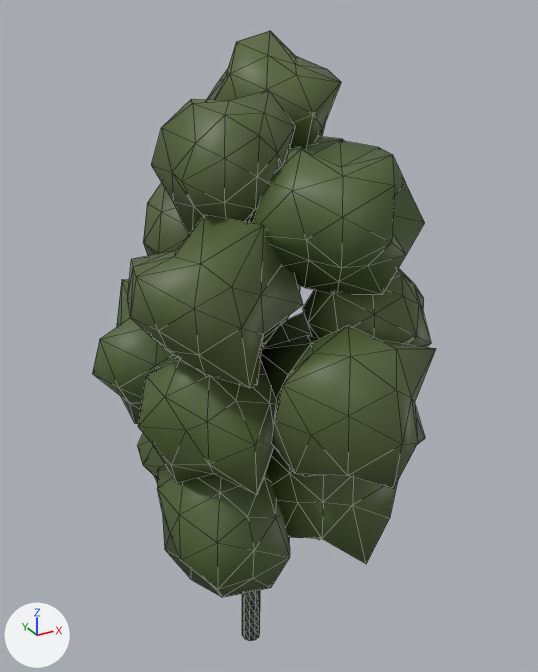
Two versions of the glTF model Data/Buttertubs/Trees/SM_TreeFar_birch_1.glb, one commit apart.
Rendered twice from a 50 mm camera at (-5.94, -11.66, 12.06) aimed at (0.49, 0.02, 6.23). Lighting does not change. The marker at lower left points along +X, +Y and +Z. The older version comes first. Mesh edges are drawn as thin lines. Vertices at exactly the same position are counted once.

In view in the first picture: 'SM_TreeFar_birch_1'.
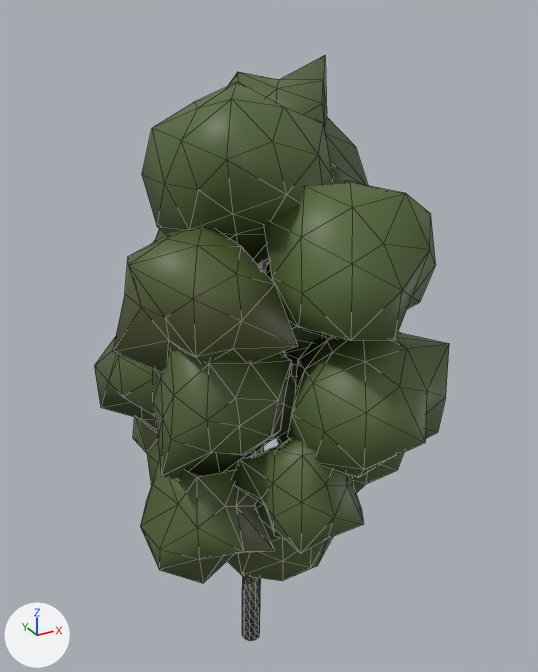
Where the change shows, as pixel boxes (x1, y1, x2, y2) in the pictures (538 x 672 px; the box of a moved part takes in the faces that stretch with it):
'SM_TreeFar_birch_1', reshaped: before (92, 31, 436, 641); after (94, 55, 449, 641)
part 1 of me_sm_treefar_birch_1, rebuilt: before (287, 136, 344, 161); after (228, 55, 368, 186)
part 2 of me_sm_treefar_birch_1, rebuilt: before (127, 215, 303, 388); after (113, 227, 297, 373)
part 3 of me_sm_treefar_birch_1, rebuilt: before (157, 465, 290, 598); after (140, 458, 275, 583)
part 4 of me_sm_treefar_birch_1, rebuilt: before (138, 357, 276, 495); after (153, 351, 292, 481)
part 5 of me_sm_treefar_birch_1, rebuilt: before (137, 433, 165, 484); after (133, 417, 159, 486)
part 6 of me_sm_treefar_birch_1, rebuilt: before (260, 312, 311, 361); after (270, 352, 297, 441)
part 7 of me_sm_treefar_birch_1, rebuilt: before (260, 326, 436, 489); after (287, 331, 449, 478)
part 8 of me_sm_treefar_birch_1, rebuilt: before (250, 140, 425, 295); after (264, 180, 436, 341)
part 9 of me_sm_treefar_birch_1, rebuilt (mostly hidden): before (262, 286, 300, 345); after (153, 228, 269, 271)
part 10 of me_sm_treefar_birch_1, rebuilt (mostly hidden afterwards): before (266, 448, 398, 564); after (276, 431, 404, 493)
part 11 of me_sm_treefar_birch_1, rebuilt: before (92, 279, 177, 424); after (94, 336, 157, 430)
part 12 of me_sm_treefar_birch_1, rebuilt (32% wider, 25% taller): before (151, 90, 295, 235); after (142, 82, 333, 264)
part 13 of me_sm_treefar_birch_1, added (green): after (233, 437, 363, 554)
part 14 of me_sm_treefar_birch_1, added: after (282, 323, 322, 366)
part 15 of me_sm_treefar_birch_1, added (green): after (227, 501, 333, 581)
part 16 of me_sm_treefar_birch_1, deleted (green): before (207, 31, 341, 150)
part 17 of me_sm_treefar_birch_1, moved or reshaped (mostly hidden afterwards): before (143, 182, 431, 347); after (250, 262, 264, 457)

The change in detail:
me_sm_treefar_birch_1 is used by ob_sm_treefar_birch_1; location (0.0, 0.0, 0.0).
me_sm_treefar_birch_1 had 936 vertices, 1768 faces and spanned x -2.73..3.0, y -4.14..3.5, z -1.2..11.71.
me_sm_treefar_birch_1 now has 1045 vertices, 1974 faces and spans x -2.7..2.9, y -4.03..3.59, z -1.2..11.27.
me_sm_treefar_birch_1 part 1: the loose piece of 42 vertices spanning x -0.16..2.74, y -0.92..1.59, z 7.49..9.97 is rebuilt with 42 vertices and now spans x -0.07..2.75, y -0.78..2.62, z 8.21..11.27.
me_sm_treefar_birch_1 part 2: the loose piece of 42 vertices spanning x -2.66..0.13, y -2.63..0.27, z 6.15..9.12 is rebuilt with 42 vertices and now spans x -2.7..0.31, y -2.31..0.59, z 6.23..8.93.
me_sm_treefar_birch_1 part 3: the loose piece of 42 vertices spanning x -2.3..0.58, y -2.33..0.26, z 1.89..4.82 is rebuilt with 42 vertices and now spans x -2.63..-0.05, y -2.29..0.62, z 2.12..4.73.
me_sm_treefar_birch_1 part 4: the loose piece of 42 vertices spanning x -2.63..0.16, y -2.6..0.01, z 4.25..7.3 is rebuilt with 42 vertices and now spans x -2.44..0.28, y -2.21..0.33, z 4.17..6.99.
me_sm_treefar_birch_1 part 5: the loose piece of 42 vertices spanning x -1.9..0.87, y -0.63..2.83, z 1.73..5.08 is rebuilt with 42 vertices and now spans x -1.81..0.62, y -0.13..2.67, z 2.11..4.67.
me_sm_treefar_birch_1 part 6: the loose piece of 42 vertices spanning x 0.0..2.91, y -1.61..1.14, z 3.85..6.63 is rebuilt with 42 vertices and now spans x -0.55..2.15, y -1.17..1.75, z 3.67..6.21.
me_sm_treefar_birch_1 part 7: the loose piece of 42 vertices spanning x -1.05..1.91, y -4.14..-1.14, z 4.42..7.41 is rebuilt with 42 vertices and now spans x -0.33..2.57, y -4.03..-0.76, z 4.4..7.13.
me_sm_treefar_birch_1 part 8: the loose piece of 42 vertices spanning x -0.87..2.0, y -3.2..-0.41, z 7.63..10.11 is rebuilt with 42 vertices and now spans x -0.53..2.44, y -3.46..-0.14, z 6.76..9.58.
me_sm_treefar_birch_1 part 9: the loose piece of 42 vertices spanning x -1.01..1.95, y 0.43..3.43, z 4.98..8.03 is rebuilt with 42 vertices and now spans x -1.45..1.27, y 0.13..2.8, z 5.97..8.65.
me_sm_treefar_birch_1 part 10: the loose piece of 42 vertices spanning x -0.64..2.45, y -3.01..0.18, z 2.18..5.2 is rebuilt with 42 vertices and now spans x 0.32..2.63, y -2.27..0.33, z 3.05..5.44.
me_sm_treefar_birch_1 part 11: the loose piece of 42 vertices spanning x -2.73..0.32, y -0.18..2.47, z 4.11..7.13 is rebuilt with 42 vertices and now spans x -2.57..0.28, y -0.36..2.04, z 3.85..6.92.
me_sm_treefar_birch_1 part 12: the loose piece of 42 vertices spanning x -1.76..0.6, y -1.65..0.82, z 8.34..10.87 is rebuilt with 42 vertices and now spans x -1.76..1.09, y -2.08..0.88, z 7.78..11.0.
me_sm_treefar_birch_1 part 13: a new loose piece of 42 vertices spanning x -1.08..1.09, y -3.19..-0.99, z 2.78..5.35, in mat_defaultmaterial.
me_sm_treefar_birch_1 part 14: a new loose piece of 42 vertices spanning x 0.0..2.9, y -1.54..1.09, z 5.32..8.11, in mat_defaultmaterial.
me_sm_treefar_birch_1 part 15: a new loose piece of 42 vertices spanning x -1.03..1.58, y -1.91..0.7, z 1.11..3.85, in mat_defaultmaterial.
me_sm_treefar_birch_1 part 16: the loose piece of 42 vertices spanning x -0.26..2.07, y -0.67..1.84, z 9.14..11.71 is deleted.
me_sm_treefar_birch_1 part 17: 199 vertices removed from x -1.67..3.0, y -2.91..2.21, z 2.13..9.53; 194 vertices added at x -0.08..0.32, y -0.29..0.18, z 2.13..8.31.
Other edits to the shape of me_sm_treefar_birch_1 do not show in these pictures.
